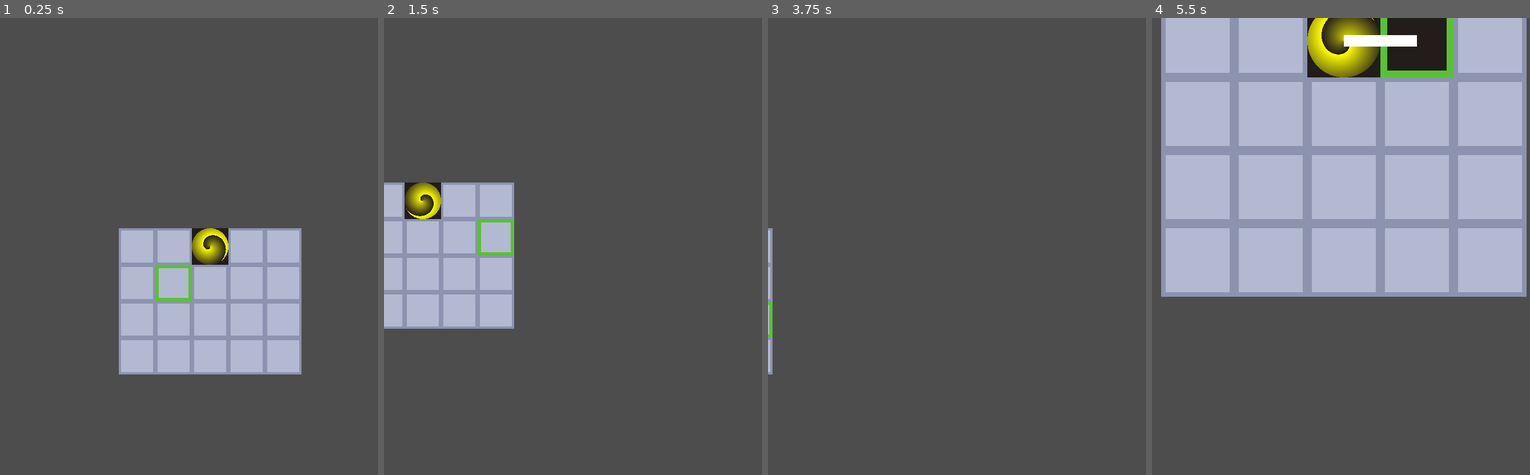
Above: before the commit, frames 1-4 (left to right).
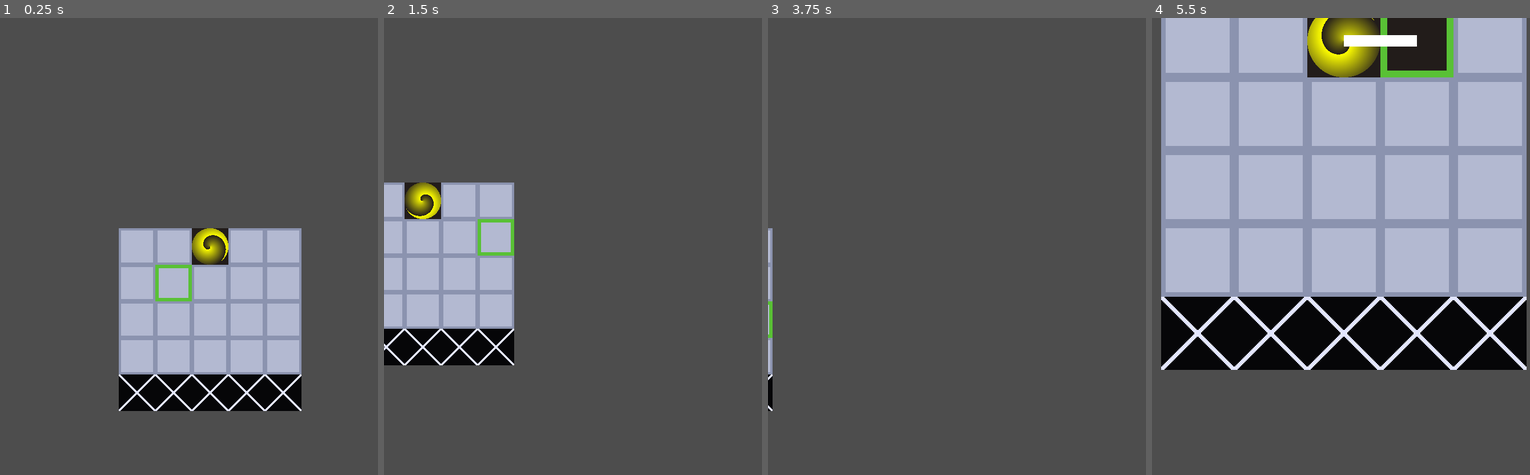
Above: after the commit, the same moments.

Repository: Iviv122/dig-fence
Game: Godot game, scene res://gameplay.tscn
Two runs of this game, one before a commit and one after it. Both use one fixed random seed, a clock stepped at 60 frames per second and the inputs below.
Inputs (mouse positions are in pixels of both pictures, inside the frame that each line leads up to):
- Up to frame 1 (0.25 s): no input
- Up to frame 2 (1.5 s): tap Enter at 0.5 s; move the mouse to (712, 223) at 0.52 s; press the mouse at (712, 223) at 0.53 s; hold D (right) 0.53-1.28 s; move the mouse to (520, 269) at 1.27 s; release the mouse at (520, 269) at 1.28 s; hold S (down) from 1.28 s (still down); click (520, 269) at 1.35 s
- Up to frame 3 (3.75 s): move the mouse to (1043, 145) at 2.02 s; release S (down) at 2.03 s; hold D (right) 2.03-2.78 s; hold Mouse wheel up (zoomin) 2.03-2.78 s; click (1043, 145) at 2.3 s; tap Space at 2.75 s; move the mouse to (972, 337) at 2.77 s; hold Up (up) 2.78-3.53 s; tap Mouse wheel down (zoomout) at 2.85 s; click (972, 337) at 3.05 s; tap Enter at 3.5 s; move the mouse to (1134, 315) at 3.52 s; press the mouse at (1134, 315) at 3.53 s; hold A (left) from 3.53 s (still down)
- Up to frame 4 (5.5 s): move the mouse to (1242, 177) at 4.27 s; release the mouse at (1242, 177) at 4.28 s; click (1242, 177) at 4.35 s; move the mouse to (1401, 246) at 5.02 s; release A (left) at 5.03 s; hold S (down) from 5.03 s (still down); hold Mouse wheel up (zoomin) from 5.03 s (still down); click (1401, 246) at 5.3 s

The runs differ from the first frame. In frame 1, 3.9% of the frame differs, in the area x 31-80%, y 78-86%; in frame 2, 2.8%; in frame 3, 0.1%; in frame 4, 15%, in the area x 2-100%, y 61-77%.

Commit message:
infinite path building

Diff:
--- a/objects/field.gd
+++ b/objects/field.gd
@@ -1,27 +1,26 @@
 extends Node2D
 class_name Field
 
-@export var entry_portal : PackedScene
-@export var path_line : Line2D
+@export var entry_portal: PackedScene
+@export var path_line: Line2D
 
-var width : int = 5
-var depth : int = 0
+var width: int = 5
+var depth: int = 0
 
-var tile_width : int = 64
-var tile_height : int =  64
-var matrix : Array[Tile] = []
+var tile_width: int = 64
+var tile_height: int = 64
+var matrix: Array[Tile] = []
 
-var path : Array[Vector2] = []
-var path_head : Vector2
-
+var path: Array[Vector2] = []
+var path_head: Vector2
 
 
 var towers = {}
 
 var dirs = [
-	Vector2(-1,0), # left
-	Vector2(1,0), # right
-	Vector2(0,1) # down
+	Vector2(-1, 0), # left
+	Vector2(1, 0), # right
+	Vector2(0, 1) # down
 ]
 
 func _ready():
@@ -29,65 +28,101 @@
 	add_line()
 	add_line()
 	add_line()
+	continue_tiles()
+	print("total tiles:", matrix.size())
 
-
-	path_head.x = ceil(width/2)
-	place_path(path_head.x,path_head.y)
+	path_head.x = ceil(width / 2)
+	place_path(path_head.x, path_head.y)
 	place_portal(path_head.x)
 
 # left, right,down
-func dig(x : int,y : int):
+func dig(x: int, y: int):
 	if x < 0 or x > width:
-		return;
+		return ;
 	if y < 0 or y > depth:
-		return;
-	if matrix[y*width+x] is PathTile:
-		return;
+		return ;
+	if matrix[y * width + x] is PathTile:
+		return ;
 
-	var nx = x-path_head.x
-	var ny = y-path_head.y
+	var nx = x - path_head.x
+	var ny = y - path_head.y
 
-	# make sure we won't go up
-	if Vector2(nx,ny) not in dirs:
-		return;
+	# make sure we won't go up or will have separated paths
+	if Vector2(nx, ny) not in dirs:
+		return ;
 
 	path_head.x = x
 	path_head.y = y
 
-	place_path(x,y)
+	place_path(x, y)
 
 
 # for towers
 func place():
 	pass
 
-
-func place_path(x,y):
-	matrix[y*width+x].queue_free()
+func place_path(x, y):
+	if matrix[y * width + x] is ContinueTile:
+		replace_add_line()
+		add_continue_tiles()
+	matrix[y * width + x].queue_free()
 
 	# add path tile
 	var t = PathTile.new()
 
-	t.global_position = global_position+Vector2(x*tile_width,y*tile_width)
-	matrix[y*width+x] = t
+	t.global_position = global_position + Vector2(x * tile_width, y * tile_width)
+	matrix[y * width + x] = t
 	path.push_back(t.global_position)
 	path_line.add_point(t.global_position)
 	add_child(t)
 
 func place_portal(x):
-	var portal : Sprite2D = entry_portal.instantiate()
+	var portal: Sprite2D = entry_portal.instantiate()
 	portal.global_position = matrix[x].global_position
 	add_child(portal)
 
 # init pos is {0;0} so i need to offset it a bit
 func add_line():
-
-	for i in range(0,width):
+	for x in range(0, width):
 		var t = EmptyTile.new()
 
-		t.global_position = global_position+Vector2(i*tile_width,depth*tile_height)
+		t.global_position = global_position + Vector2(x * tile_width, depth * tile_height)
 
+		print(x ," ", depth)
 		matrix.append(t)
 		add_child(t)
 
 	depth += 1
+
+func continue_tiles():
+	for i in range(0, width):
+		var t = ContinueTile.new()
+
+		t.global_position = global_position + Vector2(i * tile_width, depth * tile_height)
+
+		matrix.append(t)
+		add_child(t)
+	depth += 1
+
+func replace_add_line():
+	var d = depth-1
+	for x in range(0, width):
+
+		if matrix[d*width+x] is PathTile:
+			continue
+		matrix[d*width+x].queue_free()
+		var t = EmptyTile.new()
+
+		t.global_position = global_position + Vector2(x * tile_width, d * tile_height)
+		matrix[d*width+x] = t
+		add_child(t)
+
+func add_continue_tiles():
+	for i in range(0, width):
+		var t = ContinueTile.new()
+
+		t.global_position = global_position + Vector2(i * tile_width, depth * tile_height)
+
+		matrix.append(t)
+		add_child(t)
+	depth += 1
--- /dev/null
+++ b/objects/tiles/continue_tile.gd
@@ -0,0 +1,5 @@
+extends Tile
+class_name ContinueTile
+
+func _ready() ->void:
+    texture =load("res://raw_assets/continue_tile.png")
Not shown, removed: objects/empty_tile.gd.uid
Not shown, removed: objects/path_tile.gd.uid
Not shown, added: objects/tiles/continue_tile.gd.uid
Renamed: objects/empty_tile.gd -> objects/tiles/empty_tile.gd
Not shown, added: objects/tiles/empty_tile.gd.uid
Renamed: objects/path_tile.gd -> objects/tiles/path_tile.gd
Not shown, added: objects/tiles/path_tile.gd.uid
Binary file added: raw_assets/continue_tile.png
Not shown, added: raw_assets/continue_tile.png.import
